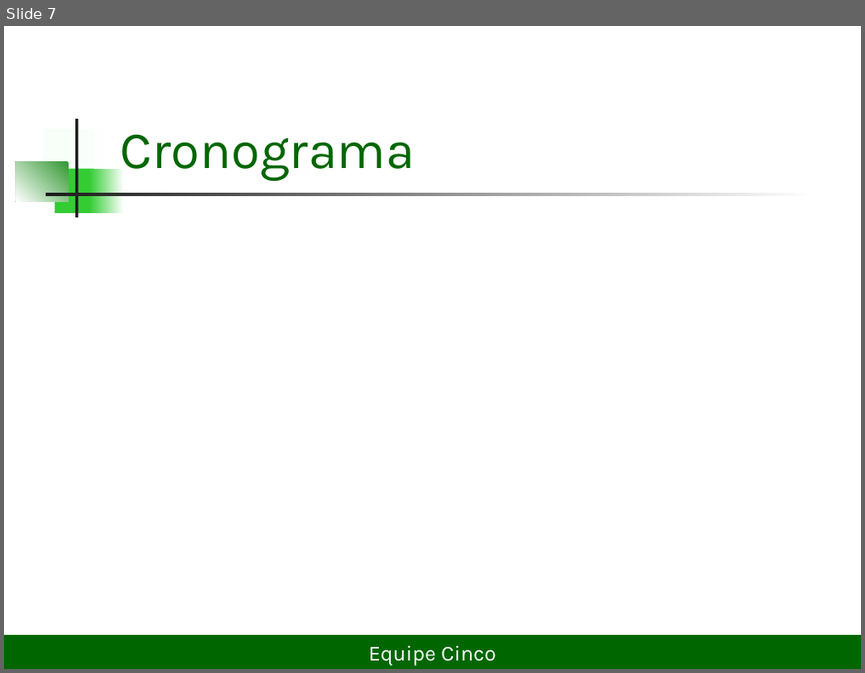
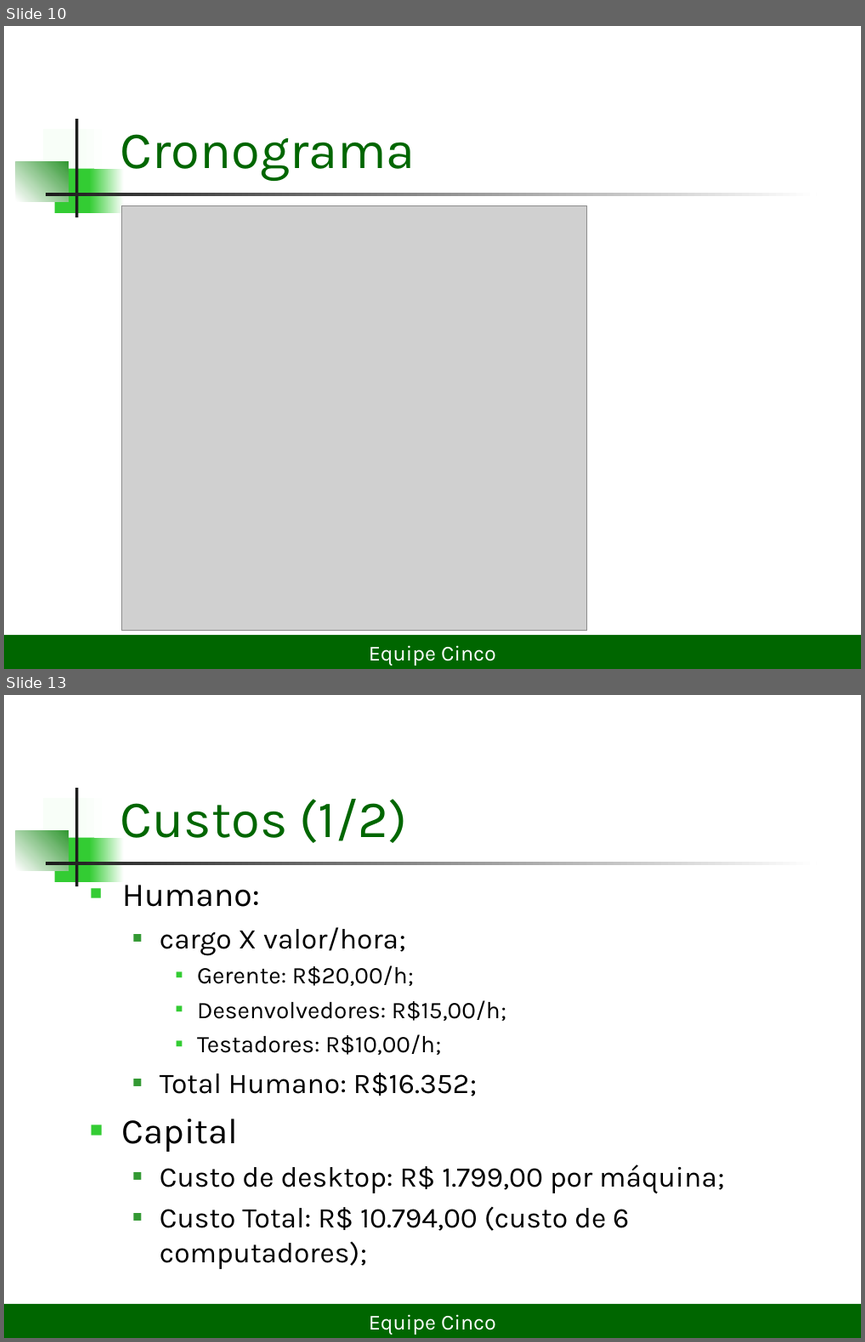
Before and after one commit to lDarthKill/xadrez-es2-compuff, a slide deck: Documentos/Projeto Xadrez.ppt. Shown one above the other, each under a label of ours: slide 7 before the commit, slides 10 and 13 after it; the slides between them are not shown. The pictures are 865x673 and 865x1342 pixels, drawn with LibreOffice and Linux fonts; fonts in the diff are those of the drawing; grey boxes stand for pictures. Boxes give left, top, right and bottom in pixels: in the first picture for what was removed or moved away, otherwise in the second. Text is boxed around its words. In the diff, an @@ line names an element or a change of style, - is before the commit and + after.

```diff
--- a/Documentos/Projeto Xadrez.ppt
+++ b/Documentos/Projeto Xadrez.ppt
@@ slide 13 added at <box>4,695,861,1338</box>, background #FFFFFF; not listed: 7 template elements that a slide beside it also shows @@
@@ title added at <box>120,799,407,843</box>, 44 pt, text #006600 @@
+Custos (1/2)
@@ text added at <box>122,885,724,1269</box>, 24 pt, text #000000 @@
+■ Humano:
+  ■ cargo X valor/hora;
+    ■ Gerente: R$20,00/h;
+    ■ Desenvolvedores: R$15,00/h;
+    ■ Testadores: R$10,00/h;
+  ■ Total Humano: R$16.352;
+■ Capital
+  ■ Custo de desktop: R$ 1.799,00 por máquina;
+  ■ Custo Total: R$ 10.794,00 (custo de 6 computadores);
@@ rectangle added at <box>4,1304,861,1338</box>, fill #006600, 18 pt, text #FFFFFF @@
+Equipe Cinco
@@ what was slide 7 is now slide 10 @@
@@ slide 10 changed as well @@
@@ rectangle at <box>90,168,124,213</box>: fill gradient #FFFFFF to #33CC33 to gradient #33CC33 to #FFFFFF @@
@@ picture added at <box>122,206,587,631</box> @@
```
Also in this commit, not shown: 5 other slides changed, 10 other slides added, 1 slide removed, 6 other files.
